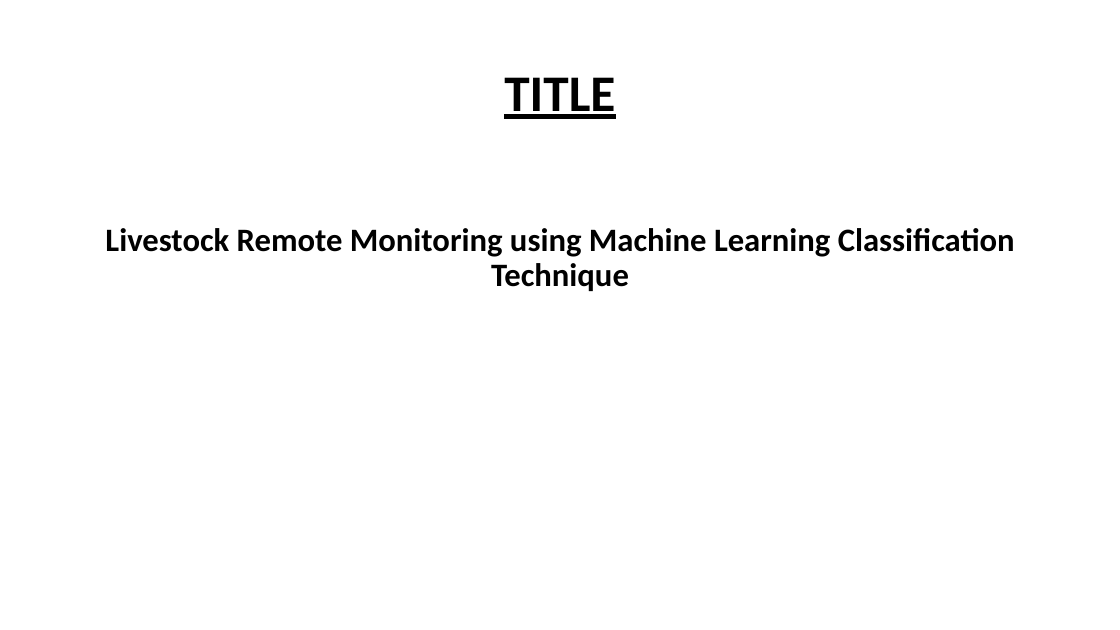
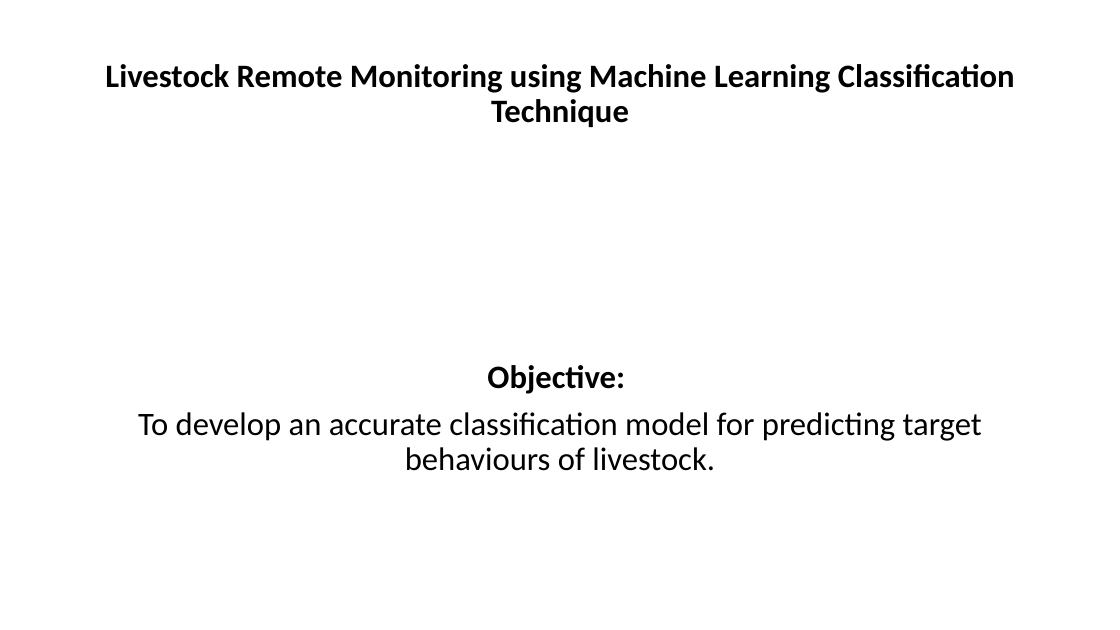
Before and after one commit to Ramesh86-TurBo/Livestock-Remote-Monitoring-Using-ML, a slide deck: slide 1 of PresentationPhase1.pptx. Drawn at 1120x630 pixels with LibreOffice and Linux fonts; fonts in the diff are those of the drawing. Boxes give left, top, right and bottom in pixels: in the first picture for what was removed or moved away, otherwise in the second. Text is boxed around its words. In the diff, an @@ line names an element or a change of style, - is before the commit and + after.

```diff
--- a/PresentationPhase1.pptx
+++ b/PresentationPhase1.pptx
@@ title at bbox=[105, 64, 1015, 127]: text changed; size 44 to 28 pt @@
-TITLE
+Livestock Remote Monitoring using Machine Learning Classification Technique
@@ text at bbox=[138, 365, 982, 471]: text changed; bold off @@
-Livestock Remote Monitoring using Machine Learning Classification Technique
+Objective:
+To develop an accurate classification model for predicting target behaviours of livestock.
```
Also in this commit, not shown: 1 other slide changed, 1 slide added, 1 slide removed, 30 other files.
